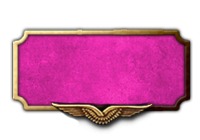
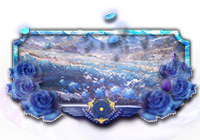
Layer changes from the first w=200, h=140 image to the second:
added layer "314fb6e54080ddce90903663b2ecc9ef7c62e7f3999ed-Ix7D3H" above "79b879cf9b02747d6158c7e3bd68296ae835c9322319b-WANjtd" over [18,10,188,93]
added layer "79b879cf9b02747d6158c7e3bd68296ae835c9322319b-WANjtd" (28%) above "组 7" over [0,36,200,140]
added group "组 7" with 9 layers above "组 8" over [6,59,197,140]
added layer "Layer 5 copy 5 副本" (1st of 2, in "组 7") (color burn, 20%) in group "组 7" over [71,85,129,140]
added layer "图层 21" in group "组 7" over [87,98,116,124]
added layer "图层 18" in group "组 7" over [21,87,65,122]
added layer "图层 17" in group "组 7" over [136,87,180,122]
added layer "图层 15" in group "组 7" over [162,75,197,108]
added layer "图层 14" in group "组 7" over [6,75,41,108]
added layer "图层 20" in group "组 7" over [158,59,193,92]
added layer "图层 19" in group "组 7" over [8,59,43,92]
painted on "翅膀 副本 2" over [50,102,154,134]
added layer "图层 26 拷贝" in group "标准横国策" over [14,29,190,111]
painted on "Layer 4 副本 3" over [13,29,190,111]
added layer "图层 26" in group "标准横国策" over [14,13,190,111]
painted on "图层 3" over [16,33,187,108]
hid group "组 2" (2 layers) over [0,6,200,140]
